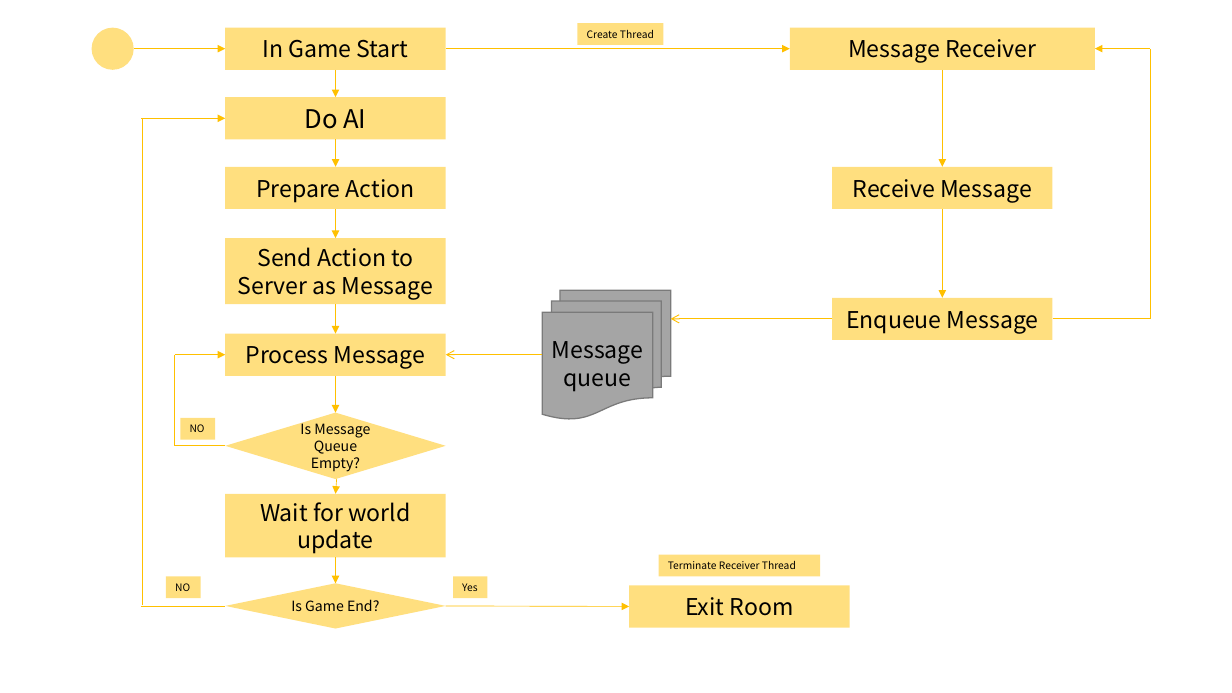
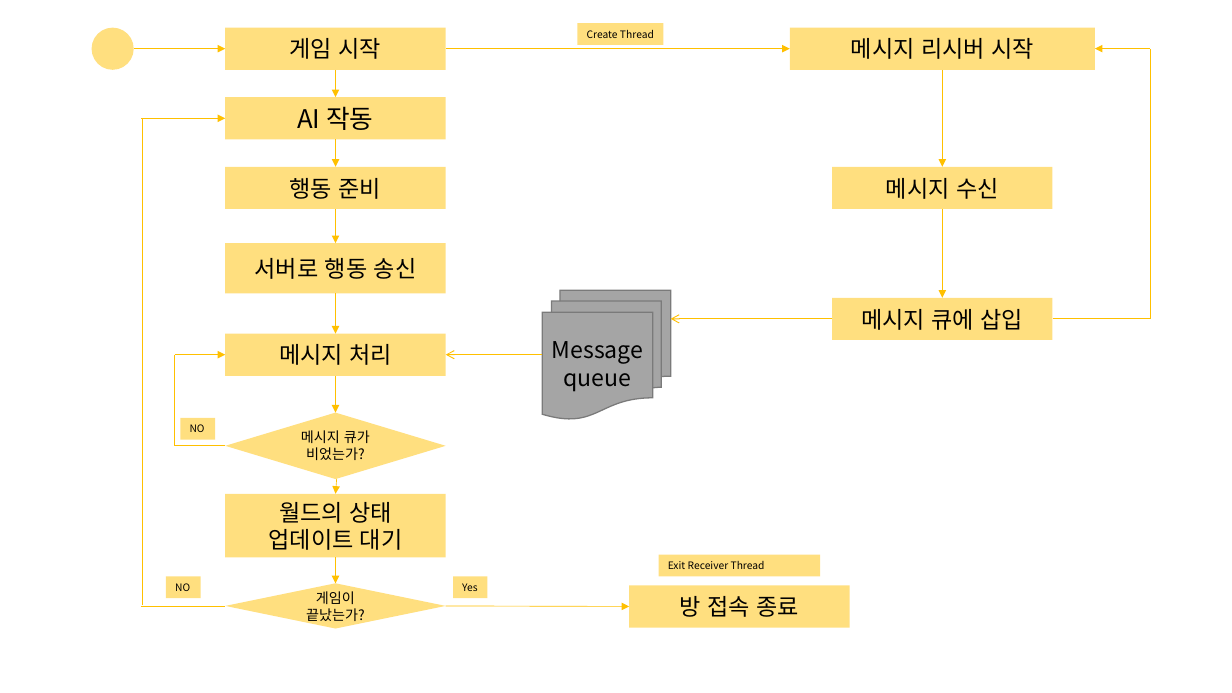
Before and after one commit to Lyricia/2017-Network-Game-Programming, a slide deck: slide 5 of Docs/Network High Level Design.pptx. Drawn at 1232x693 pixels with LibreOffice and Linux fonts; fonts in the diff are those of the drawing. Boxes give left, top, right and bottom in pixels: in the first picture for what was removed or moved away, otherwise in the second. Text is boxed around its words. In the diff, an @@ line names an element or a change of style, - is before the commit and + after.

```diff
--- a/Docs/Network High Level Design.pptx
+++ b/Docs/Network High Level Design.pptx
@@ text in rectangle at (290, 38, 382, 59): text changed @@
-In Game Start
+게임 시작
@@ text in rectangle at (851, 38, 1034, 59): text changed @@
-Message Receiver
+메시지 리시버 시작
@@ text in rectangle at (297, 106, 373, 130): text changed @@
-Do AI
+AI 작동
@@ text in rectangle at (290, 178, 382, 199): text changed @@
-Prepare Action
+행동 준비
@@ text in rectangle at (886, 178, 999, 199): text changed @@
-Receive Message
+메시지 수신
@@ arrow moved from (335, 209) - (335, 238) to (335, 209) - (335, 243) @@
@@ rectangle "서버로 행동 송신": place and size @@
-rectangle "서버로 행동 송신" at (226, 238, 446, 304)
+rectangle "서버로 행동 송신" at (226, 243, 446, 293)
@@ text in rectangle at (255, 258, 417, 279): text changed @@
-Send Action to Server as Message
+서버로 행동 송신
@@ arrow moved from (335, 304) - (335, 334) to (335, 294) - (335, 334) @@
@@ text in rectangle at (861, 309, 1024, 330): text changed @@
-Enqueue Message
+메시지 큐에 삽입
@@ text in rectangle at (279, 344, 392, 365): text changed @@
-Process Message
+메시지 처리
@@ text in diamond at (301, 430, 370, 460): text changed @@
-Is Message Queue Empty?
+메시지 큐가
+비었는가?
@@ text in rectangle at (269, 502, 403, 550): text changed @@
-Wait for world update
+월드의 상태
+업데이트 대기
@@ text in rectangle at (668, 561, 765, 569): text changed @@
-Terminate Receiver Thread
+Exit Receiver Thread
@@ text in diamond at (306, 591, 365, 624): text changed @@
-Is Game End?
+게임이
+끝났는가?
@@ text in rectangle at (680, 596, 799, 617): text changed @@
-Exit Room
+방 접속 종료
```
Also in this commit, not shown: 3 other slides changed, 1 slide added, 1 slide removed.
